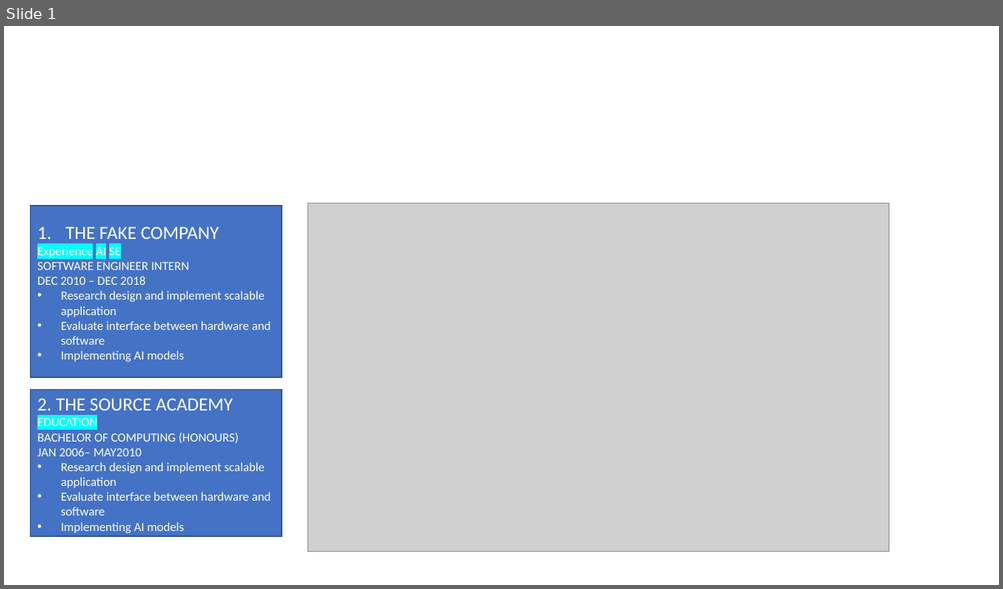
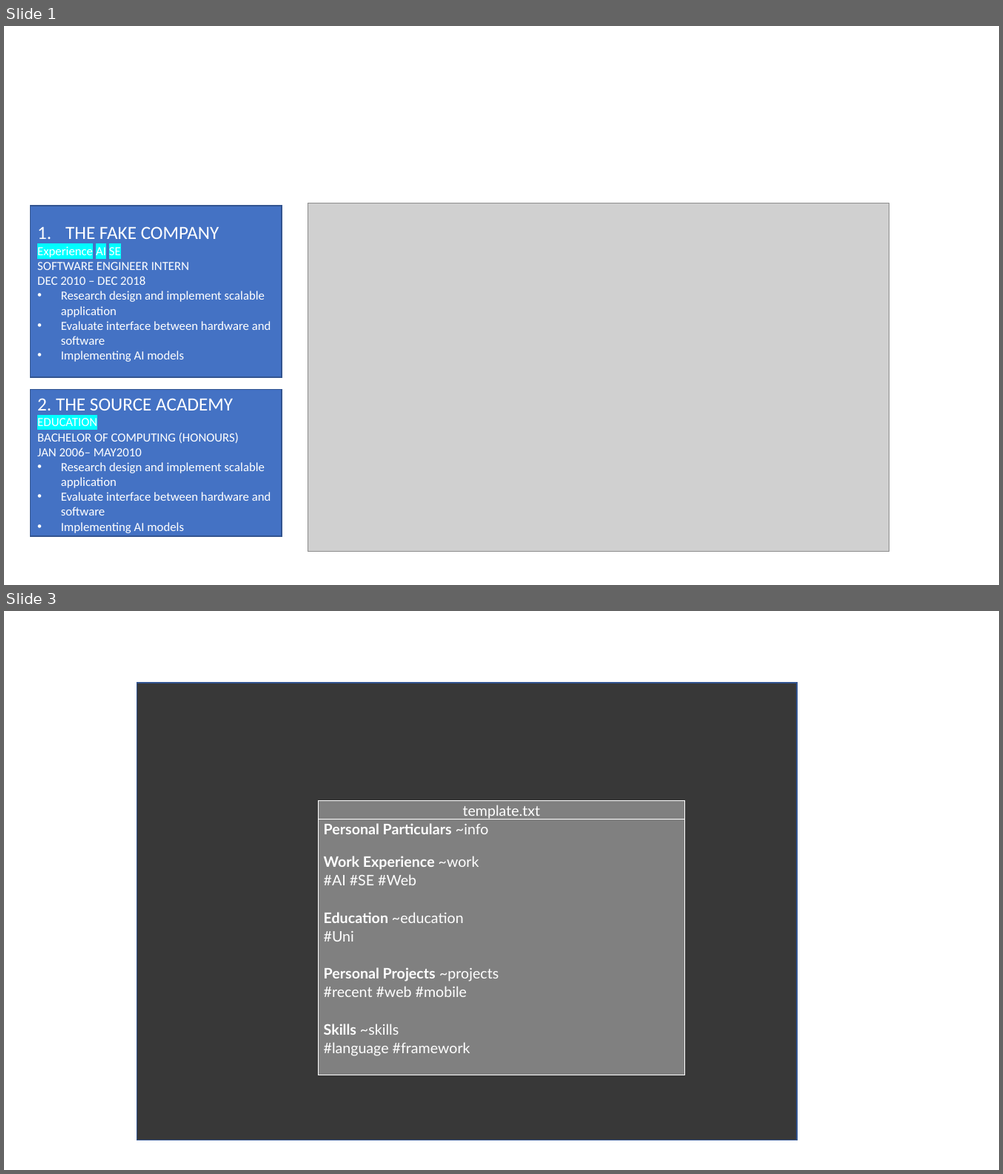
Before and after one commit to scalarmotion/main, a slide deck: docs/UiMockup.pptx. Shown one above the other, each under a label of ours: slide 1 before the commit, slides 1 and 3 after it; the slides between them are not shown. The pictures are 1003x589 and 1003x1174 pixels, drawn with LibreOffice and Linux fonts; fonts in the diff are those of the drawing; grey boxes stand for pictures; background and template pictures are left out. Boxes give left, top, right and bottom in pixels: in the first picture for what was removed or moved away, otherwise in the second. Text is boxed around its words. In the diff, an @@ line names an element or a change of style, - is before the commit and + after.

Commit message:
Update docs and UI mockup (#30)
* Add template related information in docs

* Update UI mockup

* Update readme to use modified ui.png

```diff
--- a/docs/UiMockup.pptx
+++ b/docs/UiMockup.pptx
@@ slide 3 added at (4, 611, 999, 1170), background #FFFFFF @@
@@ rectangle added at (136, 683, 797, 1141), fill #383838, outline #325491 1 pt @@
@@ table added at (318, 800, 686, 1074), 2 rows, 1 columns @@
+template.txt
+Personal Particulars ~info / Work Experience ~work #AI #SE #Web / Education ~education / #Uni / Personal Projects ~projects / #recent #web #mobile / Skills ~skills / #language #framework
```
Also in this commit, not shown: 1 other slide added, 3 other files.
